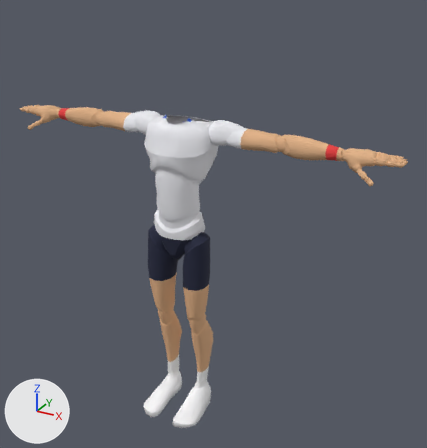
A saved change to the glTF model sweetspot/models/players/p06.glb.
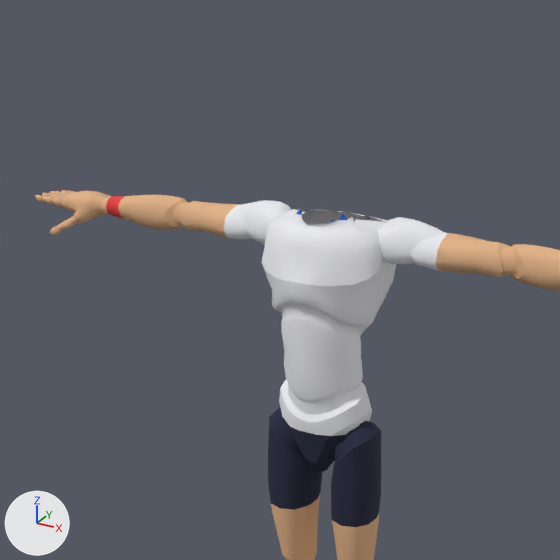
Old and new are each drawn whole from a camera (50 mm lens) standing at (1.34, -2.12, 2.11) and looking at (0.13, 0.08, 1.01) and again close up on the part from 0% to 72% of the width and 0% to 69% of the height. Arrows for +X, +Y and +Z are at lower left; the lights stay in place. The older version's two pictures come first. Vertices at exactly the same position are counted once.

Objects in the first close-up: 'Body'.
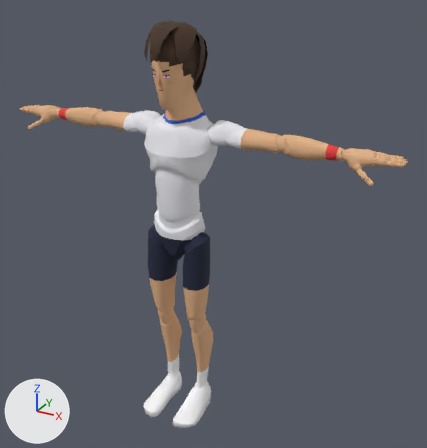
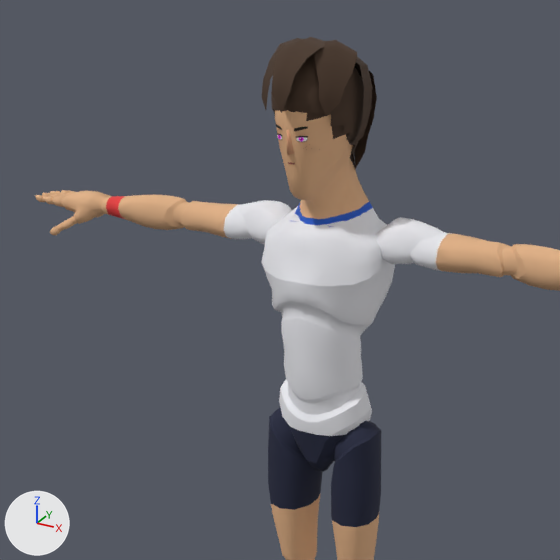
Pixel boxes (x1, y1, x2, y2) of what changed, in the close-ups (560 x 560 px):
'Body', reshaped
    before: (36, 190, 560, 560)
    after: (36, 110, 560, 560)
'Hair', added (brown)
    after: (262, 37, 377, 170)
'Face', added
    after: (276, 124, 308, 164)
'Nose', added
    after: (287, 130, 294, 155)
part 1 of me_mannequin, built on
    before: (247, 200, 415, 255)
    after: (247, 110, 415, 255)

The change in detail:
Picture 'face_01' (img_face_01) is new.
Material 'face' (mat_face) is new.
Its texture is img_face_01 (with its transparency).
Its roughness is 0.9.
me_mannequin is used by ob_body; location (0.0, 0.0, 0.0).
me_mannequin had 7088 vertices, 13890 faces and spanned x -0.96..0.96, y -0.21..0.14, z 0.0..1.51.
me_mannequin now has 7386 vertices, 14527 faces and spans x -0.96..0.96, y -0.21..0.13, z 0.0..1.86.
me_mannequin part 1: 65 vertices moved from x -0.2..0.2, y -0.05..0.13, z 1.33..1.51 to x -0.2..0.2, y -0.06..0.13, z 1.32..1.52; 58 vertices removed from x -0.15..0.15, y -0.05..0.13, z 1.46..1.5; 356 vertices added at x -0.15..0.15, y -0.13..0.13, z 1.45..1.86.
Mesh me_nose is new.
It has 6 vertices, 6 faces and spans x -0.0106..0.0106, y -0.1315..-0.1137, z 1.6643..1.7191.
It uses material mat_palette (picture img_palette).
Mesh me_hair is new.
It has 478 vertices, 908 faces and spans x -0.111..0.111, y -0.154..0.163, z 1.574..1.904.
It uses material mat_palette (picture img_palette).
Mesh me_face is new.
It has 50 vertices, 64 faces and spans x -0.0672..0.0672, y -0.1276..-0.0305, z 1.6106..1.7281.
It uses material mat_face (picture img_face_01).
Object 'Nose' (ob_nose) is new; it shows me_nose.
Its location is (0.0, 0.0, 0.0).
Object 'Hair' (ob_hair) is new; it shows me_hair.
Its location is (0.0, 0.0, 0.0).
Object 'Face' (ob_face) is new; it shows me_face.
Its location is (0.0, 0.0, 0.0).
